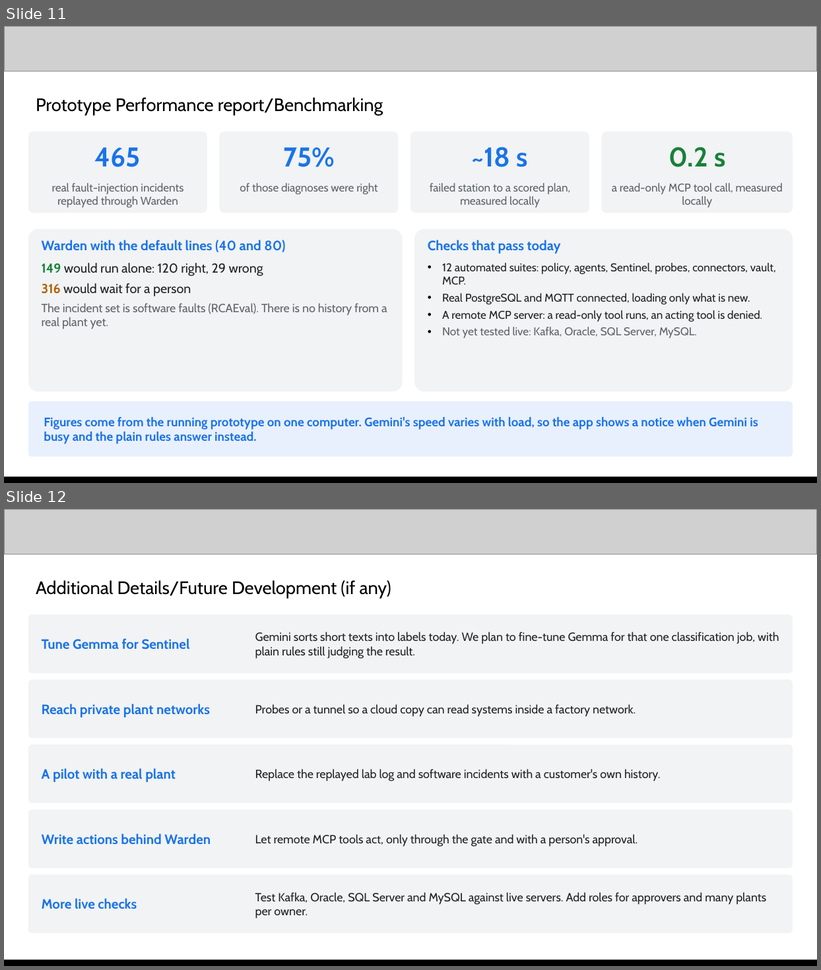
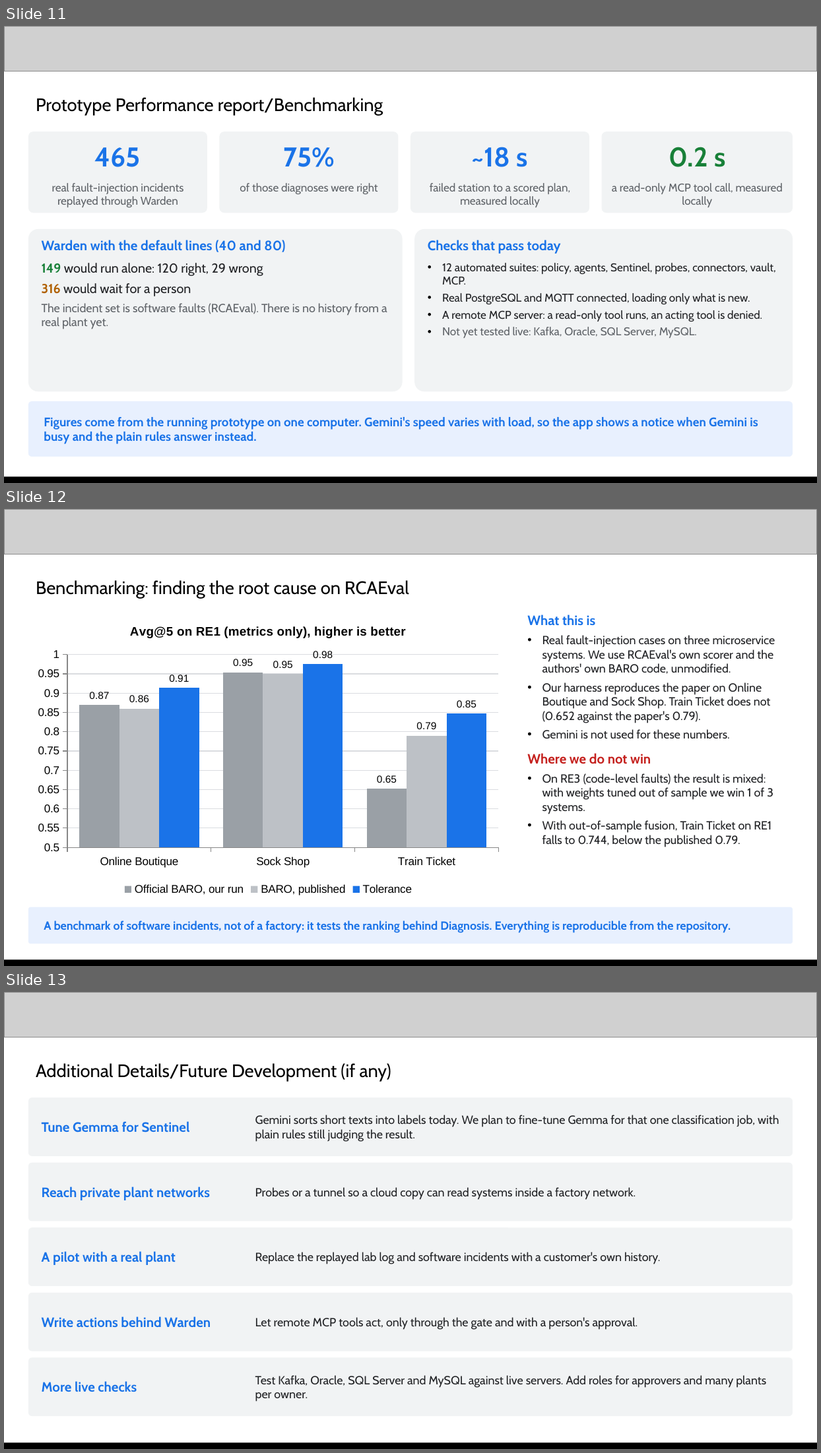
Before and after one commit to shreyash-sharma/tolerance, a slide deck: submission/Tolerance - AI Builder Cup submission.pptx. Shown one above the other, each under a label of ours: slides 11 and 12 before the commit, slides 11, 12 and 13 after it. The pictures are 821x970 and 821x1453 pixels, drawn with LibreOffice and Linux fonts; fonts in the diff are those of the drawing; grey boxes stand for pictures. Boxes give left, top, right and bottom in pixels: in the first picture for what was removed or moved away, otherwise in the second. Text is boxed around its words. In the diff, an @@ line names an element or a change of style, - is before the commit and + after.

Commit message:
Submission deck: add the RCAEval benchmark slide with an honest comparison

```diff
--- a/submission/Tolerance - AI Builder Cup submission.pptx
+++ b/submission/Tolerance - AI Builder Cup submission.pptx
@@ slide 12 added at (x1=4, y1=509, x2=817, y2=966), background #FFFFFF @@
@@ picture added at (x1=4, y1=509, x2=817, y2=554) @@
@@ text added at (x1=36, y1=580, x2=409, y2=598), 16 pt, text #000000 @@
+Benchmarking: finding the root cause on RCAEval
@@ column chart added at (x1=28, y1=611, x2=508, y2=899) @@
+title "Avg@5 on RE1 (metrics only), higher is better"
+categories: Online Boutique, Sock Shop, Train Ticket
+Official BARO, our run: 0.87, 0.95, 0.65
+BARO, published: 0.86, 0.95, 0.79
+Tolerance: 0.91, 0.98, 0.85
@@ text added at (x1=527, y1=615, x2=776, y2=848), 10.5 pt, text #202124 @@
+What this is
+• Real fault-injection cases on three microservice systems. We use RCAEval's own scorer and the authors' own BARO code, unmodified.
+• Our harness reproduces the paper on Online Boutique and Sock Shop. Train Ticket does not (0.652 against the paper's 0.79).
+• Gemini is not used for these numbers.
+Where we do not win
+• On RE3 (code-level faults) the result is mixed: with weights tuned out of sample we win 1 of 3 systems.
+• With out-of-sample fusion, Train Ticket on RE1 falls to 0.744, below the published 0.79.
@@ rounded rectangle added at (x1=28, y1=908, x2=793, y2=944), fill #E8F0FE @@
@@ text added at (x1=44, y1=921, x2=731, y2=933), 10.5 pt, text #1A73E8, bold @@
+A benchmark of software incidents, not of a factory: it tests the ranking behind Diagnosis. Everything is reproducible from the repository.
@@ picture added at (x1=4, y1=962, x2=817, y2=966) @@
@@ rectangle added at (x1=4, y1=960, x2=817, y2=966), fill #000000 @@
@@ what was slide 12 is now slide 13 @@
```
Also in this commit, not shown: 3 other files.
